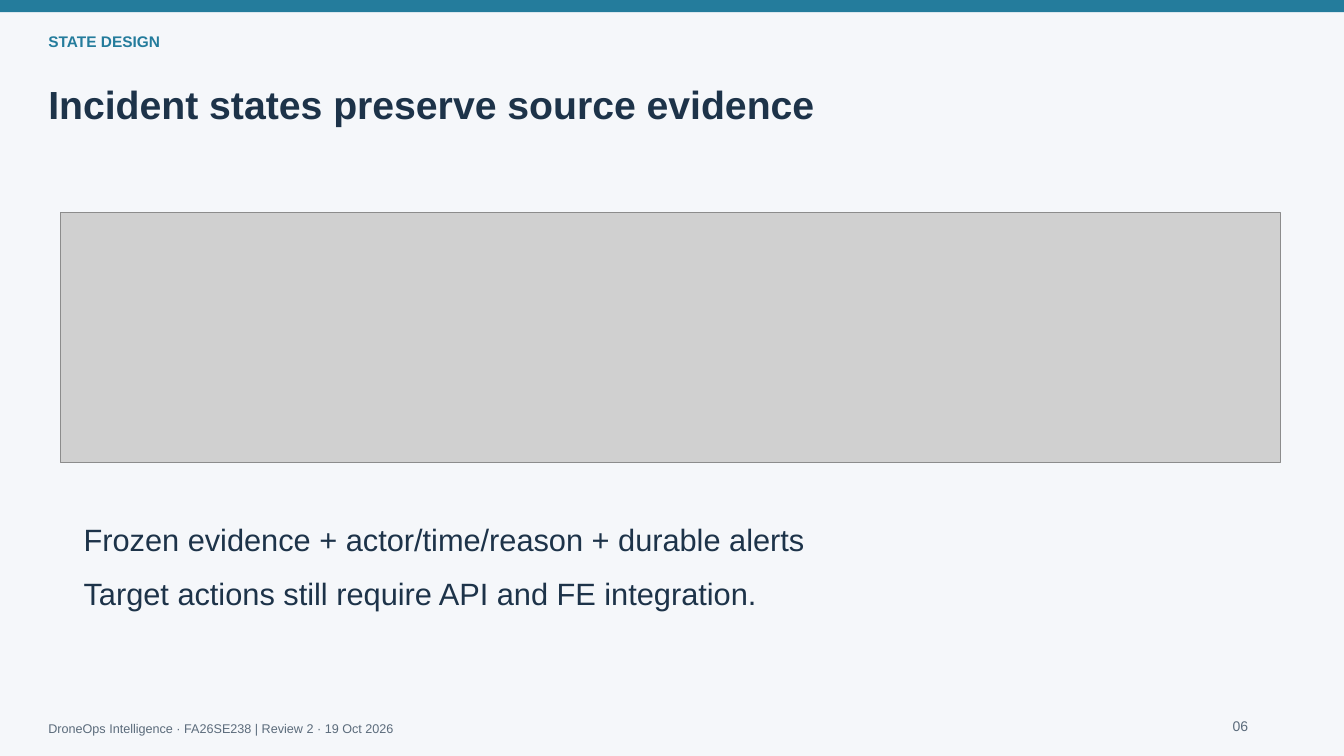
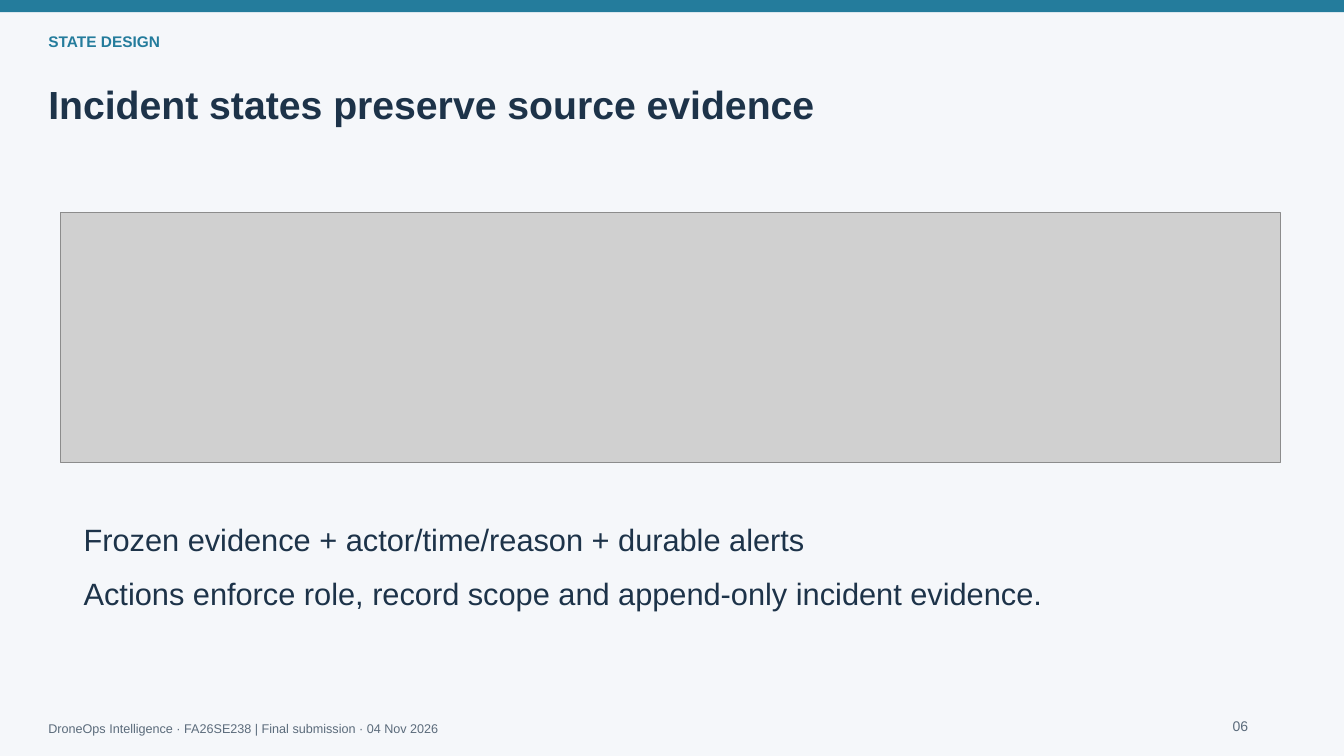
Before and after one commit to alexLe2802/DroneOps-Intelligence-, a slide deck: slide 13 of docs/slides/DroneOps_Review2.pptx. Drawn at 1344x756 pixels with LibreOffice and Linux fonts; fonts in the diff are those of the drawing; grey boxes stand for pictures. Boxes give left, top, right and bottom in pixels: in the first picture for what was removed or moved away, otherwise in the second. Text is boxed around its words. In the diff, an @@ line names an element or a change of style, - is before the commit and + after.

Commit message:
cập nhật 10 tài liệu Word, 3 workbook và slide: - ThongLQ → MF2 realtime, KhanhGNG → MF4 AI, giữ nguyên số flow. - Bổ sung scope, yêu cầu, thiết kế và kiểm thử tự động bay; phân biệt readiness đã có với dispatch/ARM/TAKEOFF chưa triển khai. - Giữ nguyên hình/diagram, không thêm lịch sử sửa đổi. - Chuyển workbook unit test từ .xls sang .xlsx; các test mới để Pending/Untested.

```diff
--- a/docs/slides/DroneOps_Review2.pptx
+++ b/docs/slides/DroneOps_Review2.pptx
@@ text at box(84, 582, 1042, 611): text changed @@
-Target actions still require API and FE integration.
+Actions enforce role, record scope and append-only incident evidence.
@@ text at box(48, 724, 438, 736): text changed @@
-DroneOps Intelligence · FA26SE238 | Review 2 · 19 Oct 2026
+DroneOps Intelligence · FA26SE238 | Final submission · 04 Nov 2026
```
Also in this commit, not shown: 19 other slides changed, 2 slides added, 35 other files.
